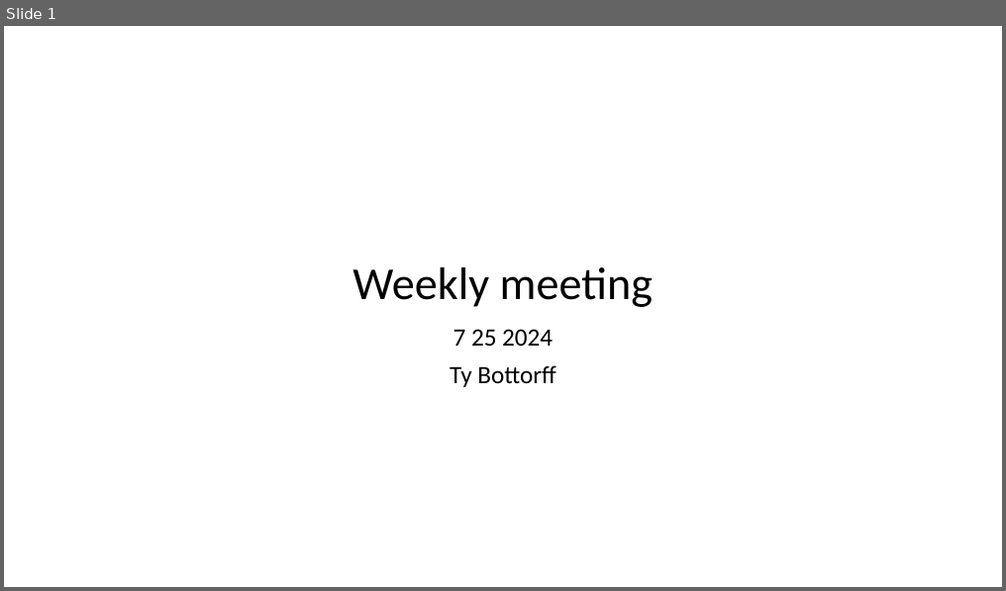
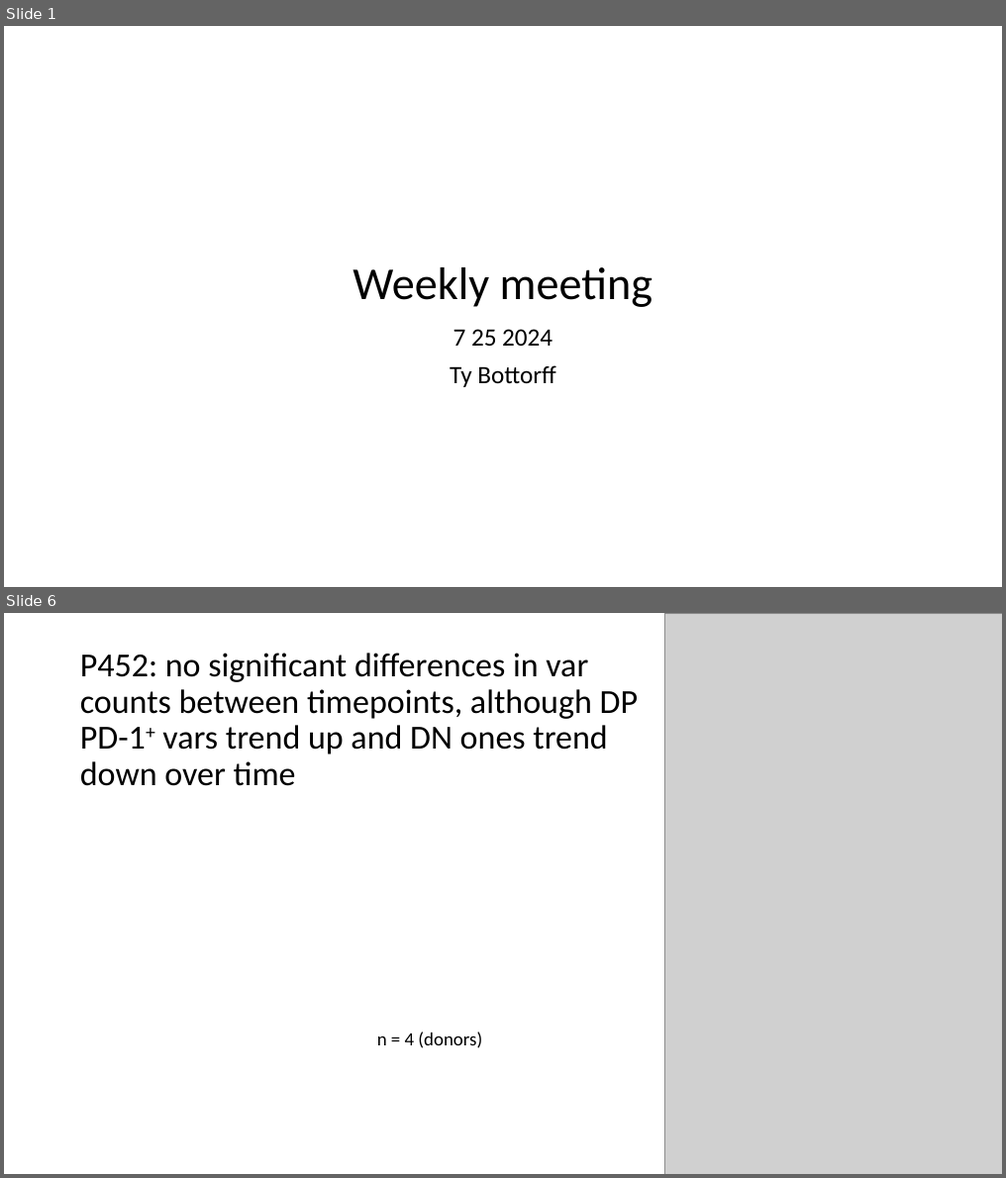
Before and after one commit to tybottorff/bottorffdocs, a slide deck: presentations/weekly_meetings/7_25_24.pptx. Shown one above the other, each under a label of ours: slide 1 before the commit, slides 1 and 6 after it; the slides between them are not shown. The pictures are 1006x591 and 1006x1178 pixels, drawn with LibreOffice and Linux fonts; fonts in the diff are those of the drawing; grey boxes stand for pictures. Boxes give left, top, right and bottom in pixels: in the first picture for what was removed or moved away, otherwise in the second. Text is boxed around its words. In the diff, an @@ line names an element or a change of style, - is before the commit and + after.

```diff
--- a/presentations/weekly_meetings/7_25_24.pptx
+++ b/presentations/weekly_meetings/7_25_24.pptx
@@ slide 6 added at (x1=4, y1=613, x2=1002, y2=1174), background #FFFFFF @@
@@ picture added at (x1=664, y1=613, x2=1002, y2=1174) @@
@@ title added at (x1=80, y1=653, x2=638, y2=786), 32.4 pt, text #000000 @@
+P452: no significant differences in var counts between timepoints, although DP PD-1+ vars trend up and DN ones trend down over time
@@ text added at (x1=377, y1=1032, x2=482, y2=1049), 18 pt, text #000000 @@
+n = 4 (donors)
```
Also in this commit, not shown: 2 slides changed, 7 other slides added, 4 slides removed.
